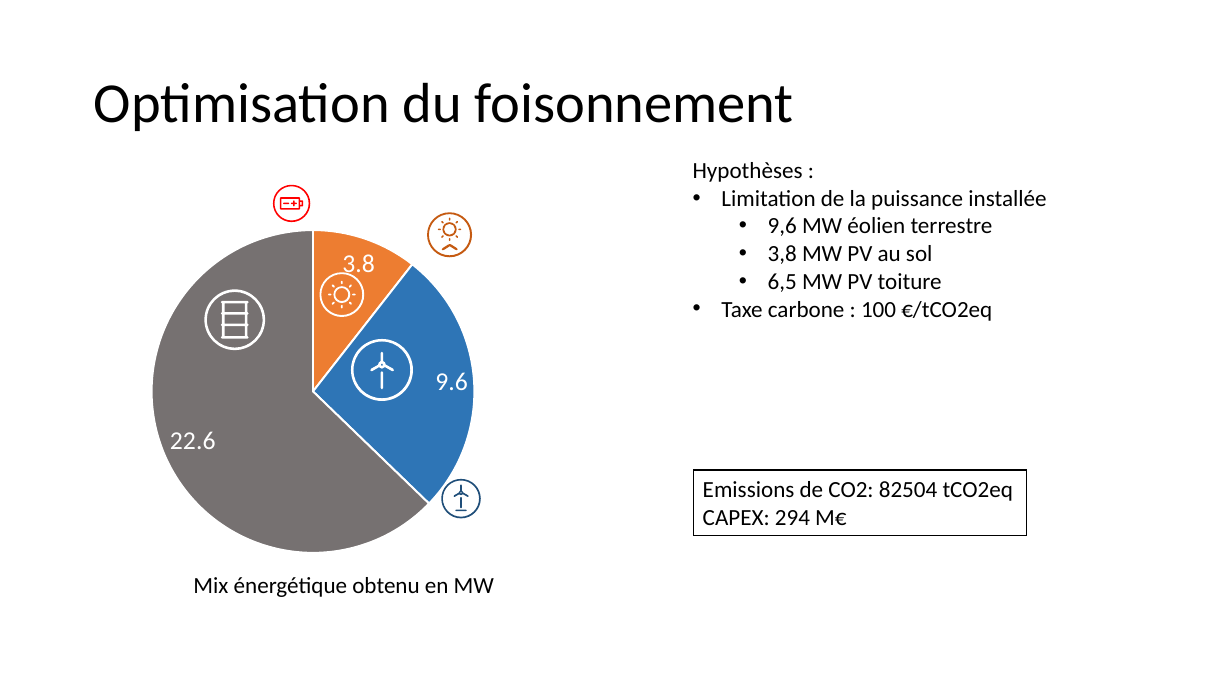
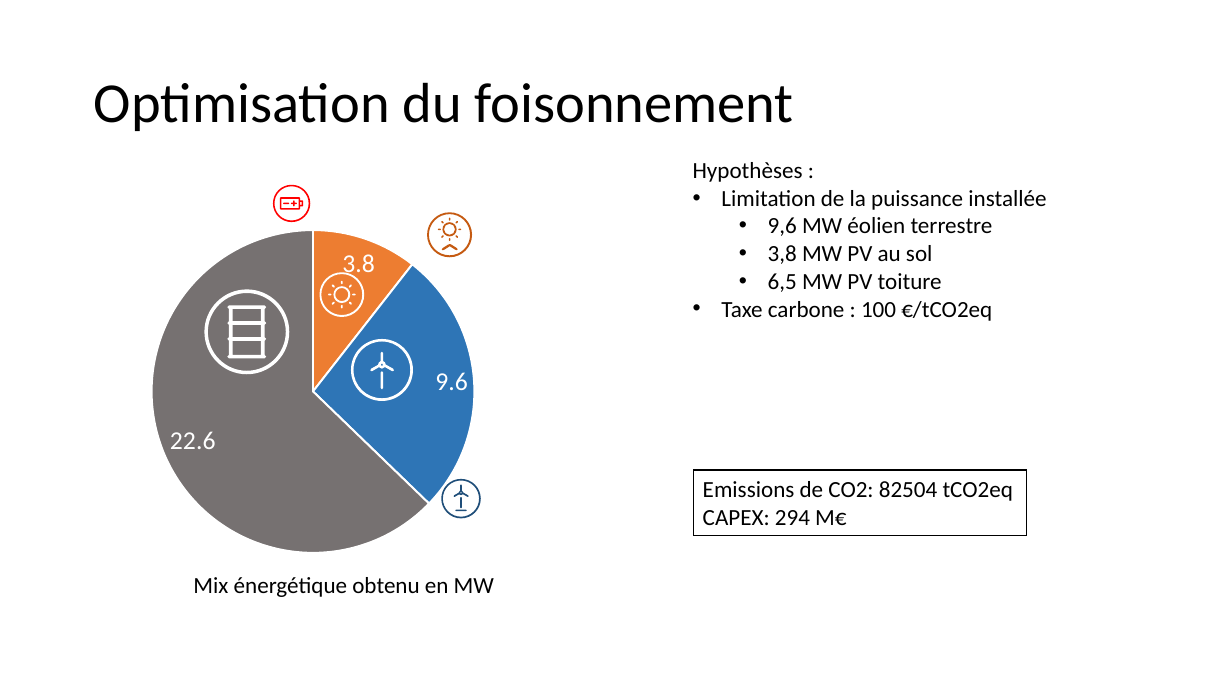
Before and after one commit to cledat/Projet-EA314, a slide deck: slide 8 of rapport.pptx. Drawn at 1232x693 pixels with LibreOffice and Linux fonts; fonts in the diff are those of the drawing. Boxes give left, top, right and bottom in pixels: in the first picture for what was removed or moved away, otherwise in the second. Text is boxed around its words. In the diff, an @@ line names an element or a change of style, - is before the commit and + after.

```diff
--- a/rapport.pptx
+++ b/rapport.pptx
@@ freeform shape: place and size @@
-freeform shape at (204, 289, 265, 350)
+freeform shape at (204, 289, 289, 374)
@@ freeform shape: place and size @@
-freeform shape at (221, 301, 249, 339)
+freeform shape at (227, 305, 266, 358)
```
Also in this commit, not shown: 3 other slides changed, 1 other file.
